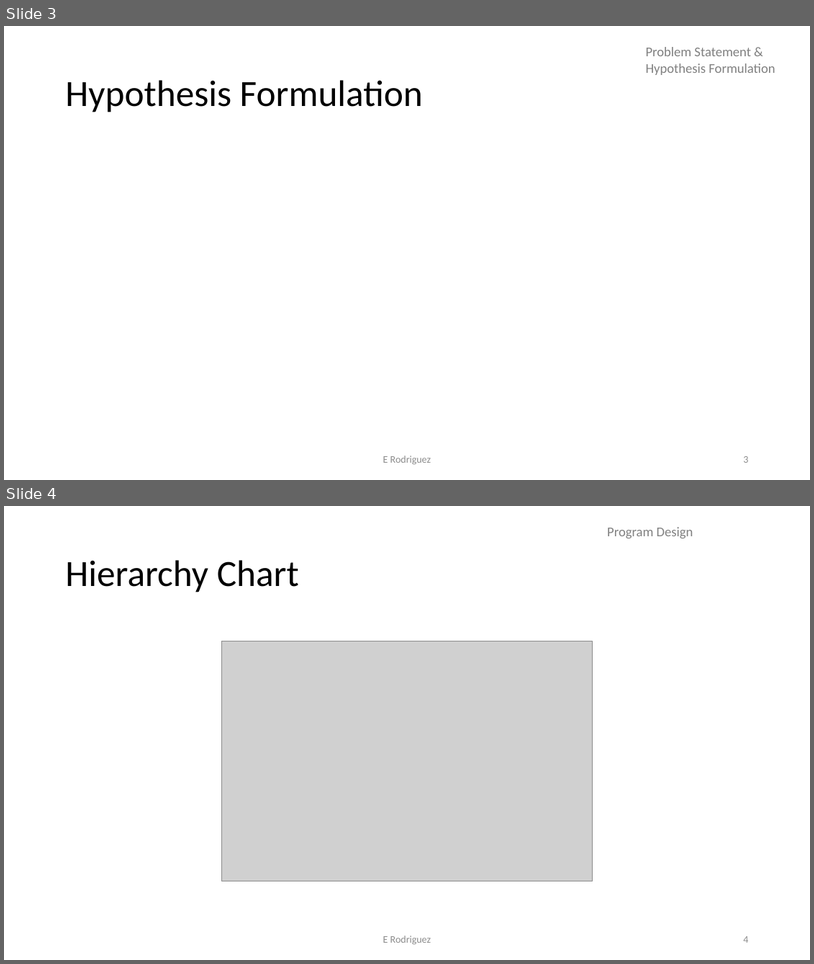
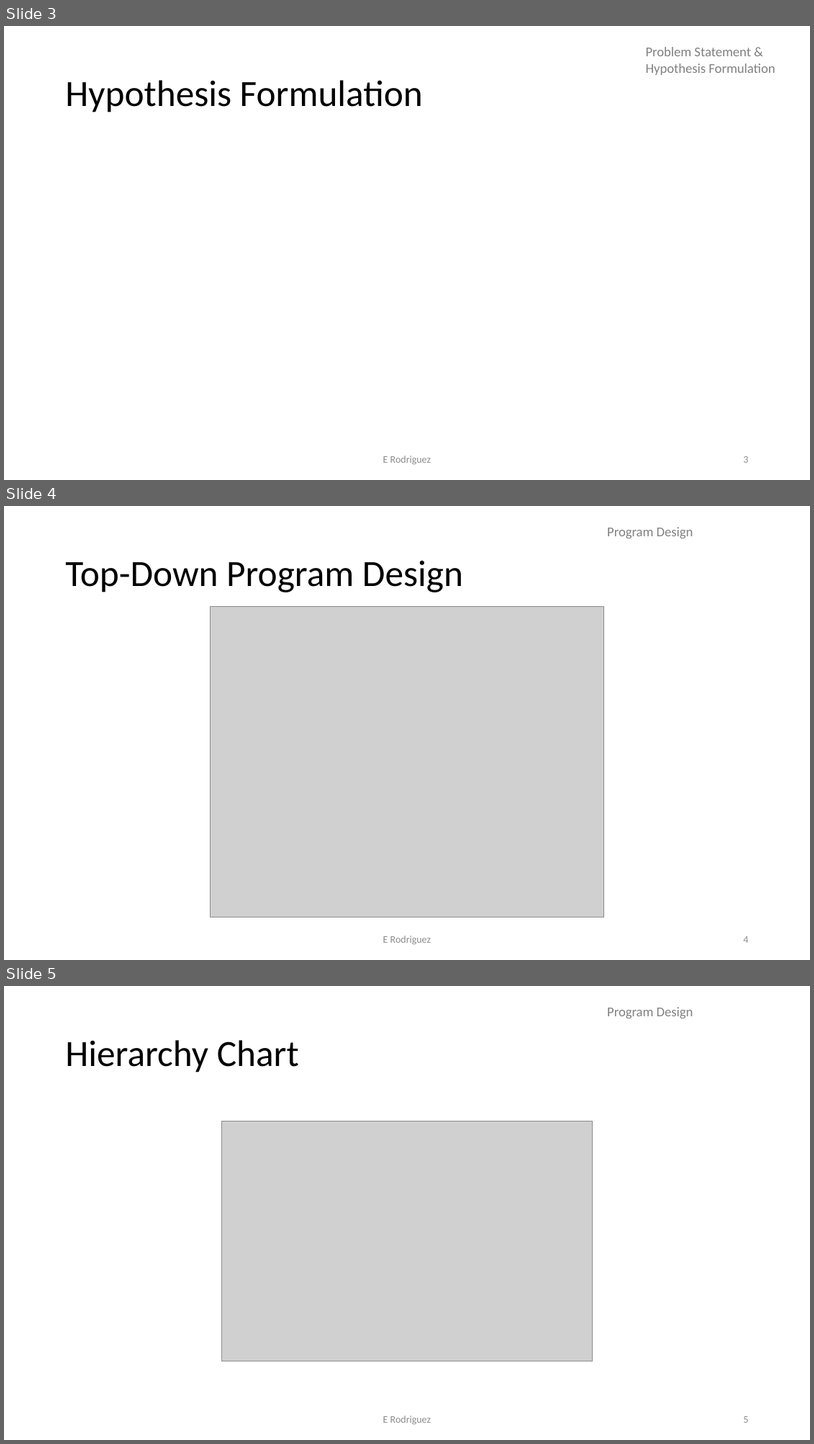
Before and after one commit to mannyjrod/housing_cost_prediction_King_County, a slide deck: ANA500_Micro-Project_HousingPricePrediction.pptx. Shown one above the other, each under a label of ours: slides 3 and 4 before the commit, slides 3, 4 and 5 after it. The pictures are 814x964 and 814x1444 pixels, drawn with LibreOffice and Linux fonts; fonts in the diff are those of the drawing; grey boxes stand for pictures. Boxes give left, top, right and bottom in pixels: in the first picture for what was removed or moved away, otherwise in the second. Text is boxed around its words. In the diff, an @@ line names an element or a change of style, - is before the commit and + after.

```diff
--- a/ANA500_Micro-Project_HousingPricePrediction.pptx
+++ b/ANA500_Micro-Project_HousingPricePrediction.pptx
@@ slide 4 added at (4, 506, 810, 960), background #FFFFFF @@
@@ text added at (607, 527, 694, 538), 16 pt, text #808080 @@
+Program Design
@@ title added at (65, 560, 463, 592), 44 pt, text #000000 @@
+Top-Down Program Design
@@ picture added at (211, 606, 604, 916) @@
@@ text added at (383, 935, 431, 944), 12 pt, text #8C8C8C @@
+E Rodriguez
@@ page number added at (743, 936, 748, 942), 12 pt, text #8C8C8C @@
+4
@@ what was slide 4 is now slide 5 @@
@@ page number at (743, 1416, 748, 1422): text changed @@
-4
+5
```
Also in this commit, not shown: 2 other files.
